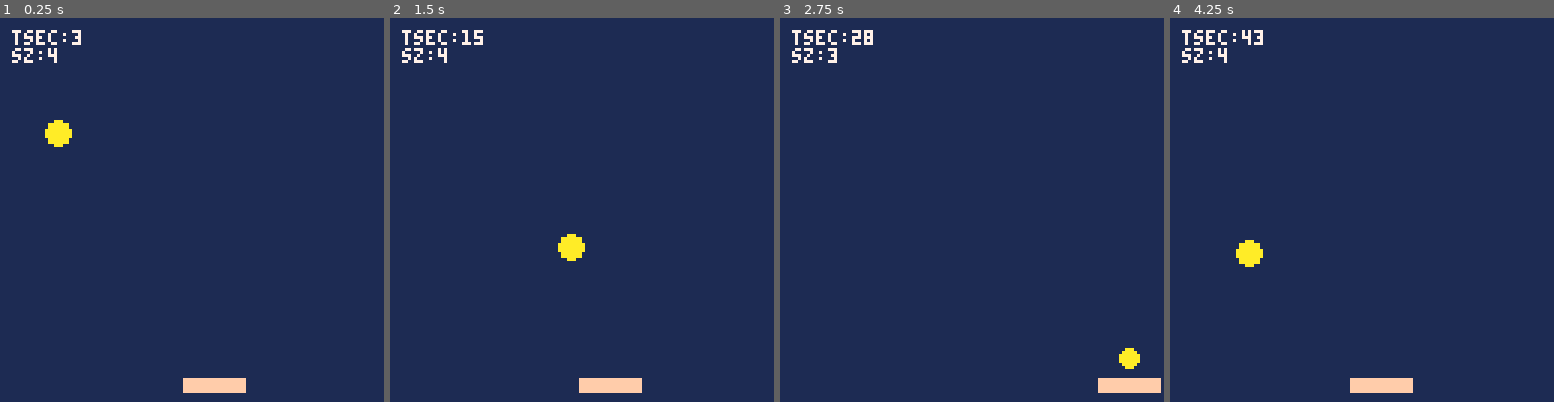
Above: before the commit, frames 1-4 (left to right).
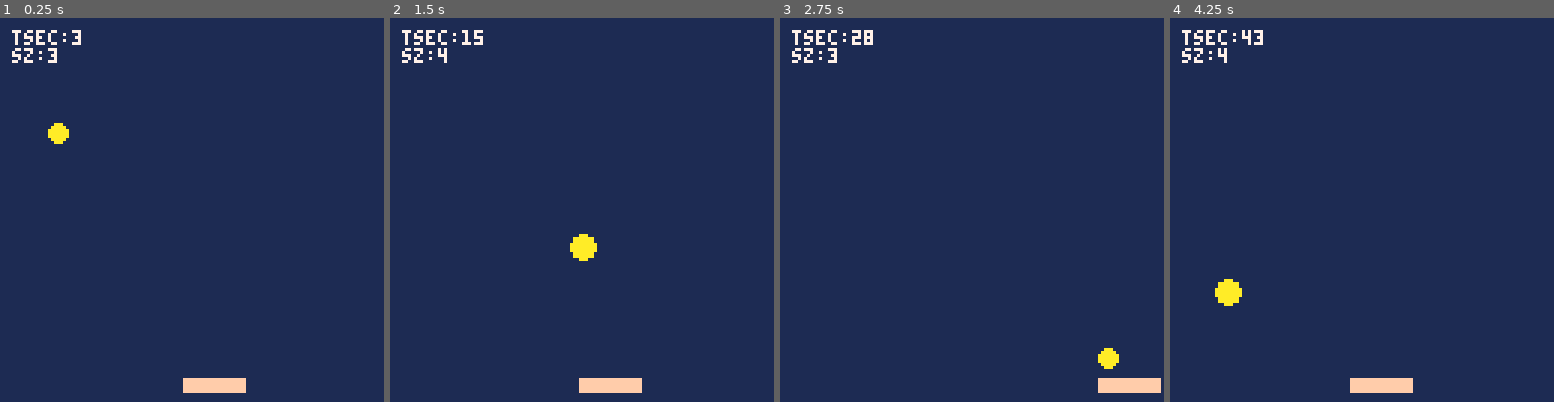
Above: after the commit, the same moments.

Repository: reyabreu/pico-8
Game: PICO-8 cartridge breakout.p8
The game is run twice, just before and just after one commit, with the same random seed, the same clock (stepped at 60 frames per second) and the same inputs.
Inputs:
- Up to frame 1 (0.25 s): no input
- Up to frame 2 (1.5 s): no input
- Up to frame 3 (2.75 s): hold Right 1.6-2.1 s; hold Right from 2.47 s (still down)
- Up to frame 4 (4.25 s): release Right at 3.03 s; hold Left 3.08-3.58 s; hold Right from 4.02 s (still down)

The runs differ from the first frame. In frame 1, 0.2% of the frame differs, in the area x 11-19%, y 7-34%; in frame 2, 0.4%; in frame 3, 0.5%; in frame 4, 0.7%, in the area x 11-25%, y 57-75%.

Commit message:
roof of concept for collisions

Diff:
--- a/breakout.p8
+++ b/breakout.p8
@@ -58,7 +58,7 @@
 	end
 
 	-- pulsate
-	ball.sz=3+flr(sin(tsec/4))
+	ball.sz=3-flr(sin(tsec/3.5))
 
 	-- paddle collision detection
 	if ball.x>pad.x-ball.sz and
--- /dev/null
+++ b/collision_poc.p8
@@ -0,0 +1,50 @@
+pico-8 cartridge // http://www.pico-8.com
+version 18
+__lua__
+-- main routines
+function _init()
+	create_gun()
+end
+
+function _update()
+end
+
+function _draw()
+	cls(1)
+	draw_gun()
+end
+-->8
+-- circle gun
+gun={}
+
+function create_gun()
+	gun.cx=64
+	gun.cy=64
+	gun.col=7
+
+	gun.sz=50
+	gun.a=0 -- 0..360 degree anticlockwise
+end
+
+function draw_gun()
+	circ(gun.cx,gun.cy,gun.sz,gun.col)
+
+	local p1=p2c(gun.sz,gun.a)
+	circfill(p1.x,p1.y,3,8)
+	local p2=p2c(gun.sz-5,gun.a)
+	line(p1.x,p1.y,p2.x,p2.y,15)
+end
+
+function p2c(r,a)
+	local point={}
+	point.x=gun.cx+r*cos(a/360+0.25)
+ point.y=gun.cy+r*sin(a/360+0.25)
+ return point
+end
+__gfx__
+00000000000000000000000000000000000000000000000000000000000000000000000000000000000000000000000000000000000000000000000000000000
+00000000000000000000000000000000000000000000000000000000000000000000000000000000000000000000000000000000000000000000000000000000
+00700700000000000000000000000000000000000000000000000000000000000000000000000000000000000000000000000000000000000000000000000000
+00077000000000000000000000000000000000000000000000000000000000000000000000000000000000000000000000000000000000000000000000000000
+00077000000000000000000000000000000000000000000000000000000000000000000000000000000000000000000000000000000000000000000000000000
+00700700000000000000000000000000000000000000000000000000000000000000000000000000000000000000000000000000000000000000000000000000
